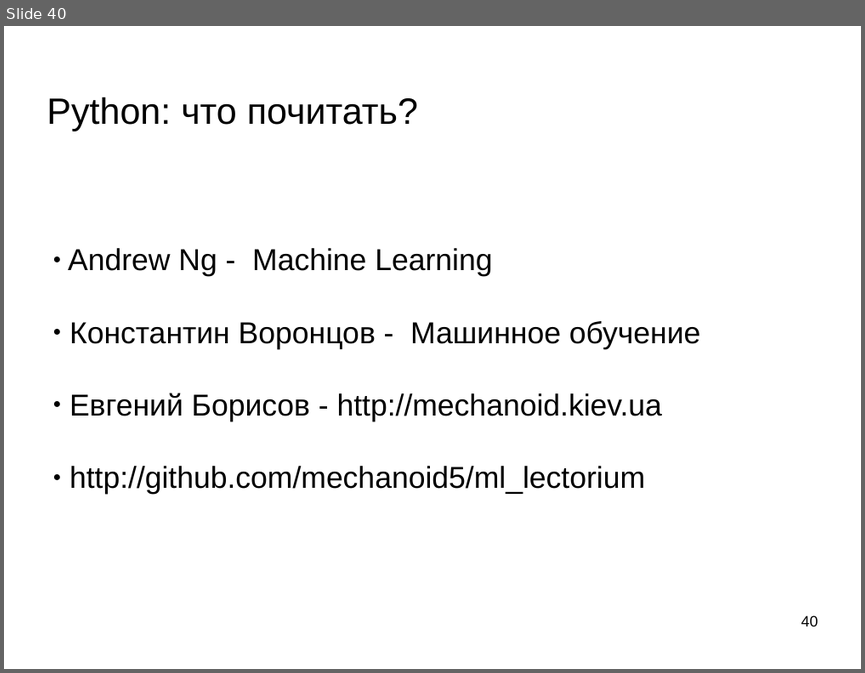
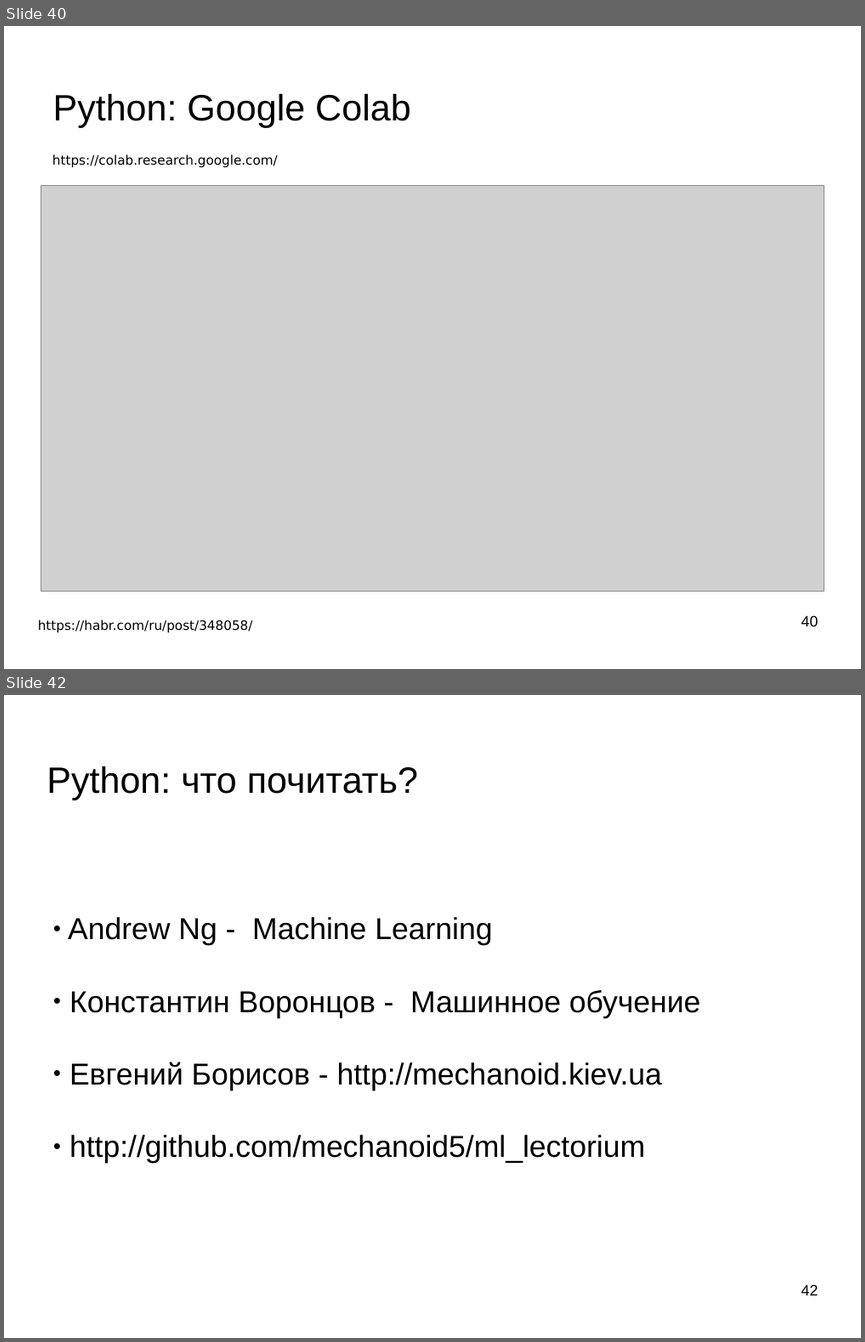
Before and after one commit to mechanoid5/ml_lectorium_legacy, a slide deck: 02-python.odp. Shown one above the other, each under a label of ours: slide 40 before the commit, slides 40 and 42 after it; the slides between them are not shown. The pictures are 865x673 and 865x1342 pixels, drawn with LibreOffice and Linux fonts; fonts in the diff are those of the drawing; grey boxes stand for pictures; background and template pictures are left out. Boxes give left, top, right and bottom in pixels: in the first picture for what was removed or moved away, otherwise in the second. Text is boxed around its words. In the diff, an @@ line names an element or a change of style, - is before the commit and + after.

```diff
--- a/02-python.odp
+++ b/02-python.odp
@@ slide 40 added at bbox=[4, 26, 861, 669], background picture (left out) @@
@@ title added at bbox=[53, 93, 410, 128], 33.9 pt, text #000000 @@
+Python: Google Colab
@@ text added at bbox=[52, 154, 278, 168], 12 pt, text #000000 @@
+https://colab.research.google.com/
@@ picture added at bbox=[41, 186, 824, 591] @@
@@ text added at bbox=[38, 619, 253, 633], 12 pt, text #000000 @@
+https://habr.com/ru/post/348058/
@@ page number added at bbox=[801, 615, 818, 626], 14 pt, text #000000 @@
+40
@@ what was slide 40 is now slide 42 @@
@@ page number at bbox=[801, 1284, 818, 1295]: text changed @@
-40
+42
```
Also in this commit, not shown: 1 other slide added, 1 other file.
